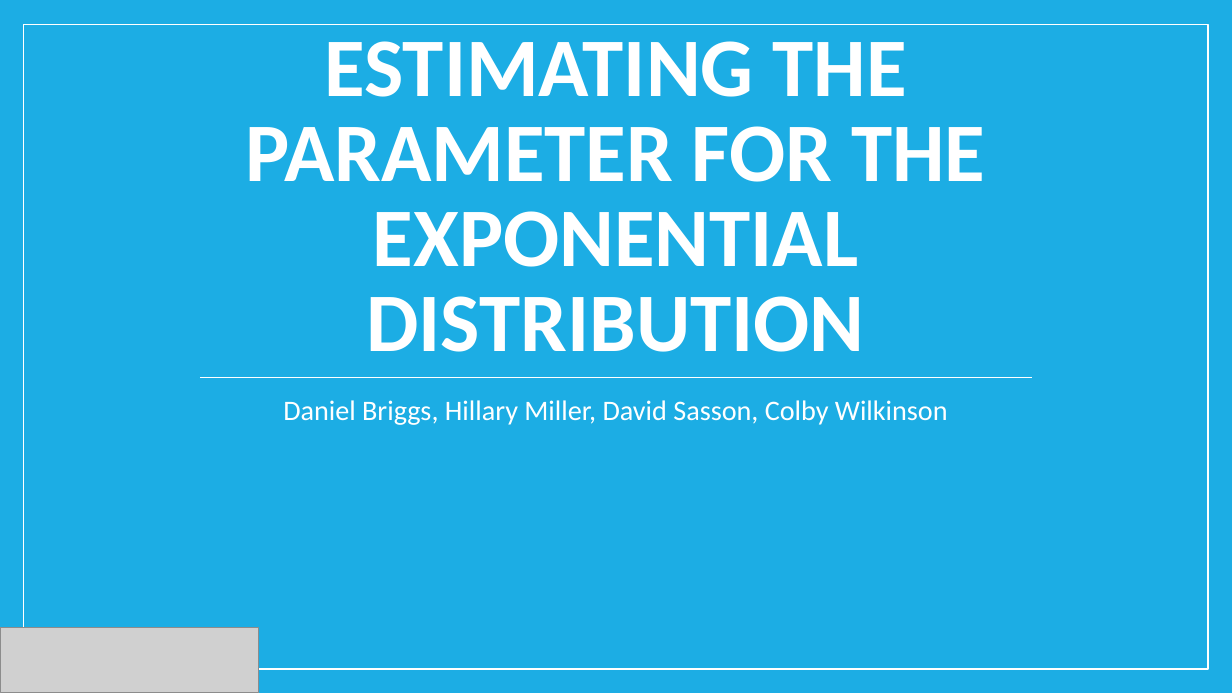
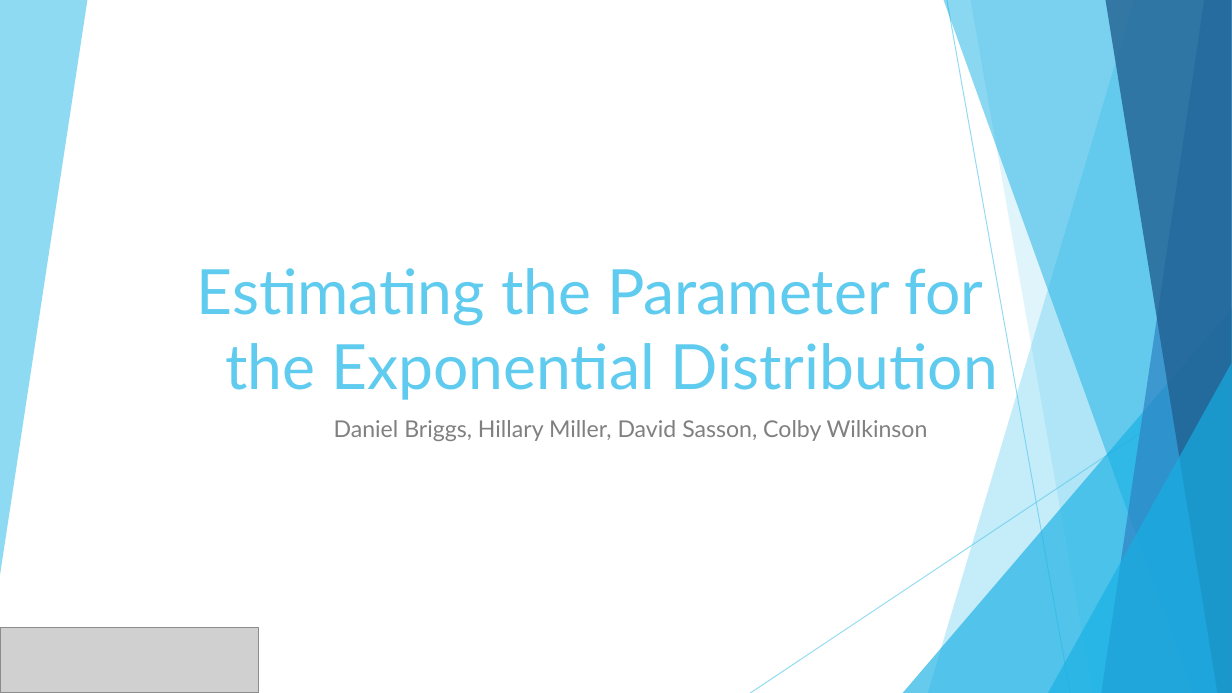
Before and after one commit to dsasson48/estimators_222, a slide deck: slide 1 of 222_presentation.pptx. Drawn at 1232x693 pixels with LibreOffice and Linux fonts; fonts in the diff are those of the drawing; grey boxes stand for pictures. Boxes give left, top, right and bottom in pixels: in the first picture for what was removed or moved away, otherwise in the second. Text is boxed around its words. In the diff, an @@ line names an element or a change of style, - is before the commit and + after.

```diff
--- a/222_presentation.pptx
+++ b/222_presentation.pptx
@@ background #1CADE4 to #FFFFFF @@
@@ rectangle removed at bbox=[23, 25, 1208, 669] @@
@@ title at bbox=[197, 268, 998, 400]: text changed; size 64.8 to 48.6 pt; font Calibri to Lato; text colour #FFFFFF to #5FCBEF; bold off @@
-ESTIMATING THE PARAMETER FOR THE EXPONENTIAL DISTRIBUTION
+Estimating the Parameter for
+the Exponential Distribution
@@ line removed from (200, 377) to (1031, 377) @@
@@ group added at bbox=[0, 0, 1232, 693]: 6 freeform shapes, 2 lines, 2 triangles @@
@@ subtitle "Daniel Briggs, Hillary Miller, David ...": place and size @@
-subtitle "Daniel Briggs, Hillary Miller, David ..." at bbox=[283, 400, 948, 425]
+subtitle "Daniel Briggs, Hillary Miller, David ..." at bbox=[334, 420, 928, 441]
@@ subtitle "Daniel Briggs, Hillary Miller, David ..." at bbox=[334, 420, 928, 441]: size 22 to 18 pt, font Calibri to Lato, text colour #FFFFFF to #808080; alignment centre to right; line spacing 0.9 to 1; less space between paragraphs @@
```
Also in this commit, not shown: 12 other slides changed, 1 slide added, 1 slide removed.
